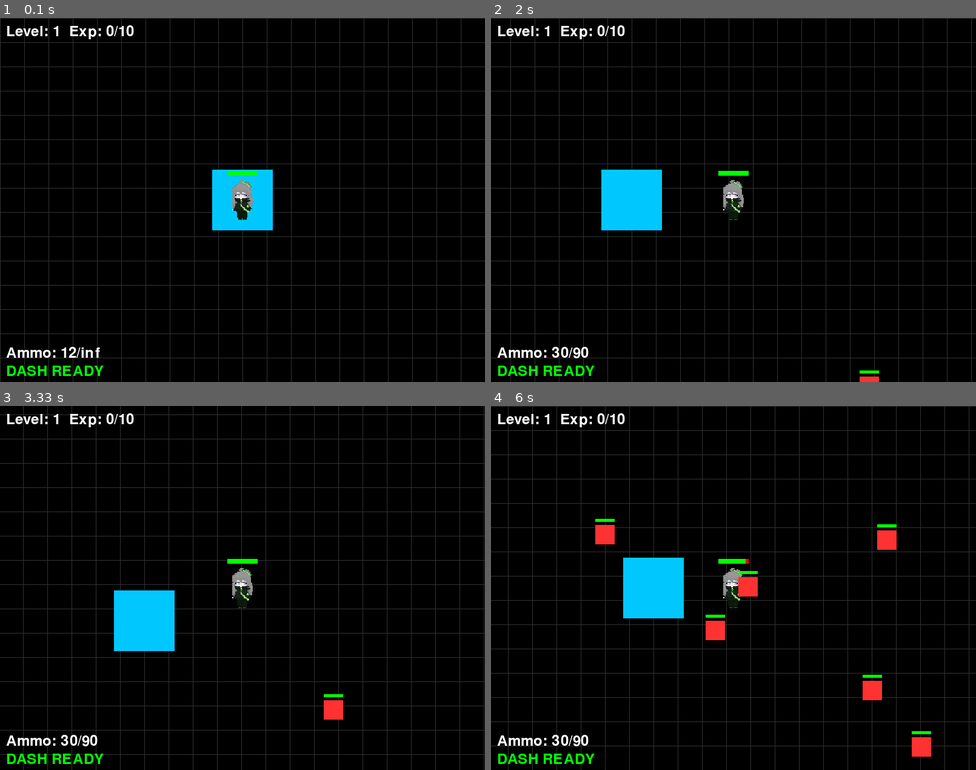
Above: before the commit, frames 1-4 (two rows, left to right).
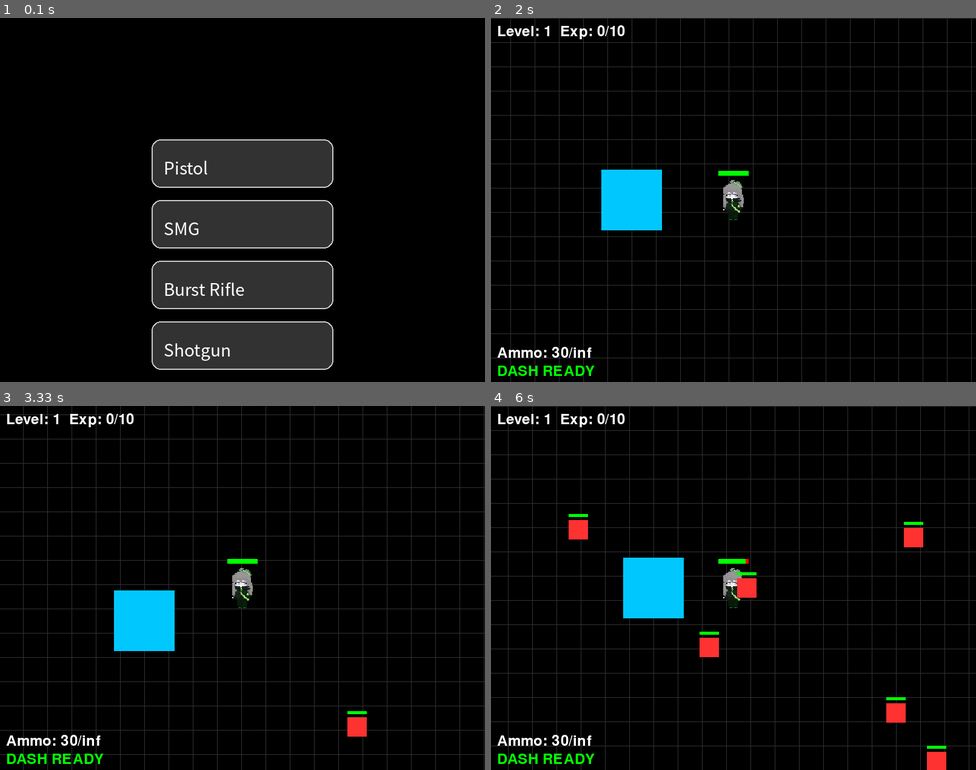
Above: after the commit, the same moments.

Repository: playker09/pygame-project
Game: pygame game, started from scenes/main.py
Same seed, same stepped clock (60 frames per second), same inputs: the game is played once before the commit and once after it.
Inputs (mouse positions are in pixels of both pictures, inside the frame that each line leads up to):
- Up to frame 1 (0.1 s): no input
- Up to frame 2 (2 s): click (733, 163) at 0.38 s, where only the run after the commit has a clickable "Pistol"; click "Level: 1 Exp: 0/10" at 0.72 s; hold R 1-1.47 s; hold D 1-1.47 s; move the mouse to (733, 221) at 1.03 s; hold D 1.5-1.97 s; tap 2 at 1.65 s
- Up to frame 3 (3.33 s): hold W 2-2.3 s; tap E at 2.15 s; hold D 2.33-2.8 s; tap 1 at 2.48 s; hold A from 2.83 s (still down); tap 2 at 2.98 s
- Up to frame 4 (6 s): release A at 3.37 s; hold S 3.4-3.7 s; tap E at 3.55, 4.72 s; hold A 3.73-4.13 s; tap 1 at 3.88, 5.38 s; hold W 4.17-4.53 s; tap 2 at 4.32, 5.78 s; hold D 4.57-5.2 s; hold S 5.23-5.6 s; hold A from 5.63 s (still down)

The runs differ from the first frame. In frame 1, 24% of the frame differs, in the area x 0-100%, y 0-100%; in frame 2, 0.2%; in frame 3, 0.6%; in frame 4, 2.5%.

Commit message:
업그레이드 추가

Diff:
--- a/classes/player.py
+++ b/classes/player.py
@@ -1,16 +1,15 @@
 import pygame
 from scenes.map import MAP_WIDTH, MAP_HEIGHT
 from classes.weapon import Weapon
-
+from scenes.upgrade import show_upgrade_screen
 
 class Player(pygame.sprite.Sprite):
     def __init__(self):
         super().__init__()
-        # 이미지 및 위치
         self.original_image = pygame.image.load("image//player.png").convert_alpha()
-        self.original_image = pygame.transform.scale(self.original_image, (34.5, 66))
+        self.original_image = pygame.transform.scale(self.original_image, (34, 66))
         self.image = self.original_image.copy()
-        self.rect = self.image.get_rect(center=(MAP_WIDTH / 2, MAP_HEIGHT / 2))
+        self.rect = self.image.get_rect(center=(MAP_WIDTH/2, MAP_HEIGHT/2))
 
         # 이동
         self.speed = 3.2
@@ -24,15 +23,29 @@
         self.exp = 0
         self.exp_to_next_level = 10
 
-        # 무기
+        # 주무기 & 무기 선택
         self.weapons = {
-            "pistol": Weapon("Pistol", fire_rate=130, spread=2, mode="single", mag_size=12,
-                             reserve_ammo=float("inf")),
+            "pistol": Weapon("Pistol", fire_rate=130, spread=2, mode="single", mag_size=12, reserve_ammo=float("inf")),
             "smg": Weapon("SMG", fire_rate=100, spread=5, mode="auto"),
             "burst_rifle": Weapon("Burst Rifle", fire_rate=500, spread=3, mode="burst", burst_count=3),
             "shotgun": Weapon("Shotgun", fire_rate=700, spread=15, mode="shotgun", pellet_count=10)
         }
-        self.current_weapon = self.weapons["pistol"]
+        self.primary_weapon = None
+        self.current_weapon = None
+
+        # 업그레이드 관리
+        self.upgrades = {
+            "weapon": [],      # 주무기 업그레이드
+            "secondary": [],   # 보조 무기
+            "accessory": []    # 악세사리
+        }
+        self.max_weapon_upgrades = 3
+        self.max_secondary_upgrades = 3
+        self.max_accessory = 4
+
+        # 보조 무기 잠금 상태
+        self.drone_unlocked = False
+        self.grenade_unlocked = False
 
         # 대쉬 관련
         self.is_dashing = False
@@ -43,6 +56,34 @@
         self.dash_cooldown_time = 3000
         self.dash_cooldown = 0
         self.is_invincible = False
+
+    def choose_primary_weapon(self, surface, WIDTH, HEIGHT):
+        # 주무기 선택 화면
+        font = pygame.font.SysFont("malgungothic", 28)
+        weapons_list = list(self.weapons.values())
+        selected = None
+        while selected is None:
+            surface.fill((0,0,0))
+            for i, w in enumerate(weapons_list):
+                rect = pygame.Rect(WIDTH//2 - 150, HEIGHT//2 - 100 + i*100, 300, 80)
+                pygame.draw.rect(surface, (50,50,50), rect, border_radius=15)
+                pygame.draw.rect(surface, (200,200,200), rect, 2, border_radius=15)
+                text = font.render(w.name, True, (255,255,255))
+                surface.blit(text, (rect.x + 20, rect.y + 25))
+
+            pygame.display.update()
+            for event in pygame.event.get():
+                if event.type == pygame.QUIT:
+                    pygame.quit()
+                    exit()
+                if event.type == pygame.MOUSEBUTTONDOWN and event.button == 1:
+                    mx, my = pygame.mouse.get_pos()
+                    for i, w in enumerate(weapons_list):
+                        rect = pygame.Rect(WIDTH//2 - 150, HEIGHT//2 - 100 + i*100, 300, 80)
+                        if rect.collidepoint((mx,my)):
+                            selected = w
+        self.primary_weapon = selected
+        self.current_weapon = selected
 
     def move(self, keys):
         if self.is_dashing:
@@ -64,7 +105,6 @@
             self.is_invincible = True
 
     def update(self, current_time):
-        # 대쉬 처리
         if self.is_dashing:
             elapsed = current_time - self.dash_start_time
             if elapsed < self.dash_duration:
@@ -96,10 +136,13 @@
 
     def gain_exp(self, amount):
         self.exp += amount
+        leveled_up = False
         if self.exp >= self.exp_to_next_level:
             self.level += 1
             self.exp -= self.exp_to_next_level
-            self.exp_to_next_level += 5
+            self.exp_to_next_level += 5 * self.level
+            leveled_up = True
+        return leveled_up
 
     def draw(self, surface, camera):
         surface.blit(self.image, camera.apply(self.rect))
@@ -110,5 +153,5 @@
         bar_x = self.rect.centerx - bar_width // 2 - camera.offset_x
         bar_y = self.rect.top - 15 - camera.offset_y
         hp_ratio = self.hp / self.max_hp
-        pygame.draw.rect(surface, (255, 0, 0), (bar_x, bar_y, bar_width, bar_height))
-        pygame.draw.rect(surface, (0, 255, 0),(bar_x, bar_y, bar_width * hp_ratio, bar_height))
+        pygame.draw.rect(surface, (255,0,0), (bar_x, bar_y, bar_width, bar_height))
+        pygame.draw.rect(surface, (0,255,0),(bar_x, bar_y, bar_width * hp_ratio, bar_height))
--- a/classes/weapon.py
+++ b/classes/weapon.py
@@ -3,7 +3,7 @@
 
 class Weapon:
     def __init__(self, name, fire_rate, spread, mode="single", burst_count=3, pellet_count=5,
-                 mag_size=30, reserve_ammo=90, reload_time=1500):
+                 mag_size=30, reserve_ammo=float("inf"), reload_time=1500,damage=1):
         self.name = name
         self.fire_rate = fire_rate
         self.spread = spread
@@ -11,6 +11,7 @@
         self.last_shot = 0
         self.burst_count = burst_count
         self.pellet_count = pellet_count
+        self.damage = damage
 
         # 🔫 탄약 관련
         self.mag_size = mag_size
@@ -49,15 +50,15 @@
         dx, dy = dx / length, dy / length
 
         if self.mode == "single" or self.mode == "auto":
-            self.spawn_bullet(px, py, dx, dy, bullets)
+            self.spawn_bullet(px, py, dx, dy, bullets, damage=self.damage)
 
         elif self.mode == "burst":
             for _ in range(self.burst_count):
-                self.spawn_bullet(px, py, dx, dy, bullets)
+                self.spawn_bullet(px, py, dx, dy, bullets, damage=self.damage)
 
         elif self.mode == "shotgun":
             for _ in range(self.pellet_count):
-                self.spawn_bullet(px, py, dx, dy, bullets)
+                self.spawn_bullet(px, py, dx, dy, bullets, damage=self.damage)
 
     def reload(self, current_time):
         if self.is_reloading:
@@ -78,10 +79,13 @@
             self.reserve_ammo -= to_load
             self.is_reloading = False
 
-    def spawn_bullet(self, px, py, dx, dy, bullets):
+    def spawn_bullet(self, px, py, dx, dy, bullets, damage=None):
+        if damage is None:
+            damage = self.damage
+
         spread_angle = math.radians(random.uniform(-self.spread, self.spread))
         cos_a, sin_a = math.cos(spread_angle), math.sin(spread_angle)
         sdx = dx * cos_a - dy * sin_a
         sdy = dx * sin_a + dy * cos_a
 
-        bullets.add(Bullet(px, py, sdx, sdy))
+        bullets.add(Bullet(px, py, sdx, sdy, damage=damage))
--- a/scenes/main.py
+++ b/scenes/main.py
@@ -13,6 +13,7 @@
 from scenes.map import draw_grid, MAP_WIDTH, MAP_HEIGHT
 from scenes.game_over import game_over_screen
 from hud import draw_level, draw_ammo, draw_dash_indicator
+from scenes.upgrade import show_upgrade_screen
 
 # 초기화
 pygame.init()
@@ -27,6 +28,7 @@
 def main():
     # 모든 스프라이트 그룹
     player = Player()
+    player.choose_primary_weapon(WIN, WIDTH, HEIGHT)
     all_sprites = pygame.sprite.Group()
     enemies = pygame.sprite.Group()
     bullets = pygame.sprite.Group()
@@ -158,9 +160,10 @@
         # 경험치 오브 흡수
         for orb in exp_orbs.copy():
             if player.rect.colliderect(orb.rect):
-                player.gain_exp(orb.value)  # 경험치 획득
+                level_up = player.gain_exp(orb.value)  # 경험치 획득
                 orb.kill()
-
+                if level_up:
+                    show_upgrade_screen(WIN, player, WIDTH, HEIGHT)
         # 격자 그리기
         draw_grid(WIN, camera)
 
--- /dev/null
+++ b/scenes/upgrade.py
@@ -0,0 +1,117 @@
+import pygame
+import random
+
+# --- 공용 업그레이드 ---
+COMMON_UPGRADES = [
+    {"name": "공격 속도 증가", "effect": lambda player: setattr(player.current_weapon, "fire_rate", max(50, player.current_weapon.fire_rate - 10))},
+    {"name": "재장전 속도 증가", "effect": lambda player: setattr(player.current_weapon, "reload_time", max(200, getattr(player.current_weapon, "reload_time", 1000) - 100))},
+    {"name": "탄창 크기 증가", "effect": lambda player: setattr(player.current_weapon, "mag_size", player.current_weapon.mag_size + 3)},
+    {"name": "이동 속도 증가", "effect": lambda player: setattr(player, "speed", player.speed + 0.2)},
+    {"name": "체력 증가", "effect": lambda player: setattr(player, "max_hp", player.max_hp + 20)},
+]
+
+# --- 무기별 전용 업그레이드 ---
+WEAPON_SPECIFIC = {
+    "Pistol": [
+        {"name": "권총 - 치명타 확률 증가", "effect": lambda player: setattr(player.current_weapon, "crit_chance", getattr(player.current_weapon, "crit_chance", 0.1) + 0.1)},
+    ],
+    "SMG": [
+        {"name": "SMG - 반동 감소", "effect": lambda player: setattr(player.current_weapon, "spread", max(1, player.current_weapon.spread - 1))},
+    ],
+    "Burst Rifle": [
+        {"name": "3점사 - 추가 탄환", "effect": lambda player: setattr(player.current_weapon, "burst_count", player.current_weapon.burst_count + 1)},
+    ],
+    "Shotgun": [
+        {"name": "샷건 - 산탄 수 증가", "effect": lambda player: setattr(player.current_weapon, "pellet_count", player.current_weapon.pellet_count + 2)},
+    ],
+}
+
+# --- 보조 무기 ---
+SECONDARIES = [
+    {"name": "드론 잠금 해제 / 강화", "effect": lambda player: unlock_or_upgrade(player, "drone")},
+    {"name": "수류탄 잠금 해제 / 강화", "effect": lambda player: unlock_or_upgrade(player, "grenade")},
+]
+
+# --- 악세사리 ---
+ACCESSORIES = [
+    {"name": "HP 회복 속도 증가", "effect": lambda player: setattr(player, "hp", min(player.max_hp, player.hp + 20))},
+    {"name": "대쉬 쿨다운 감소", "effect": lambda player: setattr(player, "dash_cooldown_time", max(1000, player.dash_cooldown_time - 500))},
+    {"name": "경험치 획득량 증가", "effect": lambda player: setattr(player, "exp", player.exp + 5)},
+]
+
+# --- 보조 무기 해제 & 강화 ---
+def unlock_or_upgrade(player, weapon_type):
+    if weapon_type == "drone":
+        if not player.drone_unlocked:
+            player.drone_unlocked = True
+            print("드론 잠금 해제!")
+        else:
+            player.upgrades["secondary"].append("드론 강화")
+            print("드론 강화!")
+    elif weapon_type == "grenade":
+        if not player.grenade_unlocked:
+            player.grenade_unlocked = True
+            print("수류탄 잠금 해제!")
+        else:
+            player.upgrades["secondary"].append("수류탄 강화")
+            print("수류탄 강화!")
+
+# --- 업그레이드 선택 화면 ---
+def show_upgrade_screen(surface, player, WIDTH, HEIGHT):
+    font = pygame.font.SysFont("malgungothic", 24)
+
+    # --- 창 크기 설정 ---
+    ui_width, ui_height = 400, 300
+    overlay = pygame.Surface((ui_width, ui_height), pygame.SRCALPHA)
+    overlay.fill((50, 50, 50))           # 회색 배경
+    overlay.set_alpha(255)               # 약간 투명
+
+    rect = overlay.get_rect(center=(WIDTH//2, HEIGHT//2))
+
+    # --- 업그레이드 후보 생성 ---
+    upgrades = []
+
+    if player.primary_weapon and player.primary_weapon.name in WEAPON_SPECIFIC:
+        upgrades.extend(WEAPON_SPECIFIC[player.primary_weapon.name])
+    upgrades.extend(COMMON_UPGRADES)
+    if len(player.upgrades["secondary"]) < player.max_secondary_upgrades:
+        upgrades.extend(SECONDARIES)
+    if len(player.upgrades["accessory"]) < player.max_accessory:
+        upgrades.extend(ACCESSORIES)
+
+    choices = random.sample(upgrades, min(3, len(upgrades)))
+
+    selected = None
+    while selected is None:
+        # 게임 화면 그대로 두고 창만
+        surface.blit(overlay, rect.topleft)
+
+        # 버튼 표시
+        for i, up in enumerate(choices):
+            btn_rect = pygame.Rect(rect.x + 50, rect.y + 40 + i*80, ui_width-100, 60)
+            pygame.draw.rect(surface, (100, 100, 100), btn_rect, border_radius=10)
+            pygame.draw.rect(surface, (200, 200, 200), btn_rect, 2, border_radius=10)
+            text = font.render(up["name"], True, (255, 255, 255))
+            surface.blit(text, (btn_rect.x + 10, btn_rect.y + 15))
+
+        pygame.display.update()
+
+        for event in pygame.event.get():
+            if event.type == pygame.QUIT:
+                pygame.quit()
+                exit()
+            if event.type == pygame.MOUSEBUTTONDOWN and event.button == 1:
+                mx, my = pygame.mouse.get_pos()
+                for i, up in enumerate(choices):
+                    btn_rect = pygame.Rect(rect.x + 50, rect.y + 40 + i*80, ui_width-100, 60)
+                    if btn_rect.collidepoint((mx, my)):
+                        selected = up
+
+    # 업그레이드 적용
+    selected["effect"](player)
+    if selected in COMMON_UPGRADES or selected in WEAPON_SPECIFIC.get(player.primary_weapon.name, []):
+        player.upgrades["weapon"].append(selected["name"])
+    elif selected in SECONDARIES:
+        player.upgrades["secondary"].append(selected["name"])
+    elif selected in ACCESSORIES:
+        player.upgrades["accessory"].append(selected["name"])
